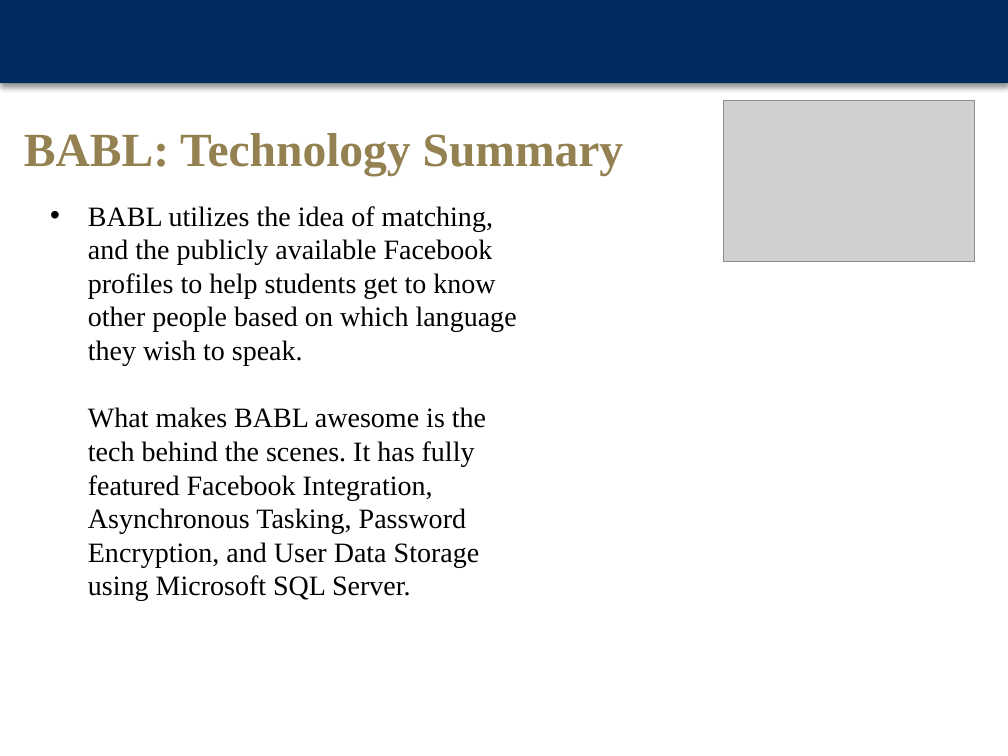
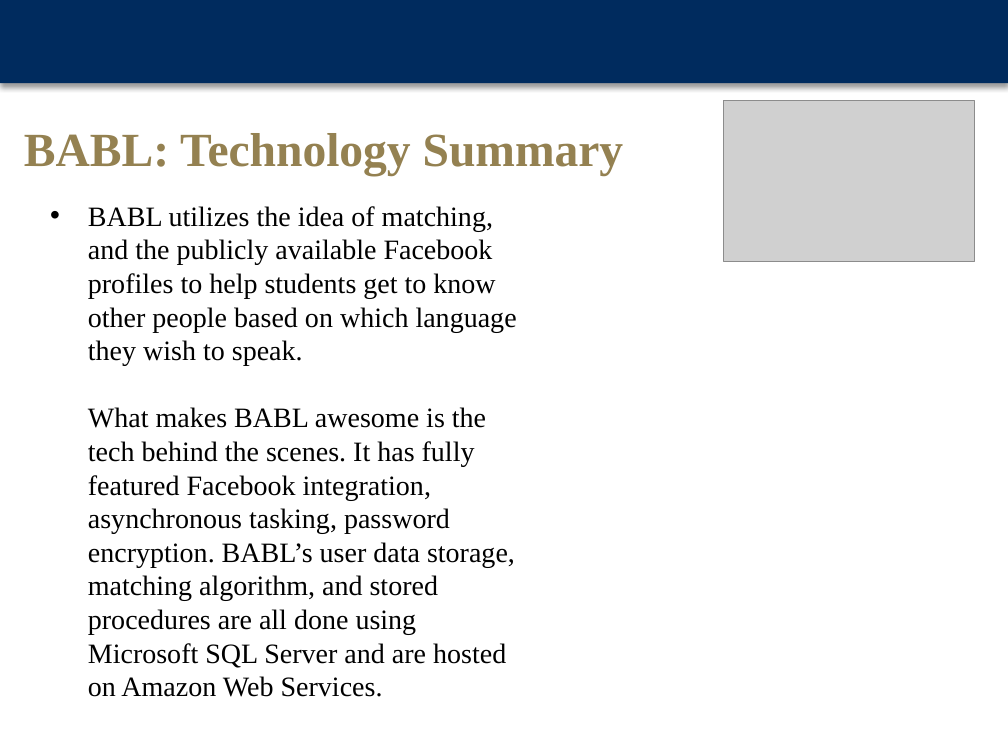
Before and after one commit to Jta26/BABLProject, a slide deck: slide 4 of BABLPowerPoint.pptx. Drawn at 1008x756 pixels with LibreOffice and Linux fonts; fonts in the diff are those of the drawing; grey boxes stand for pictures; background and template pictures are left out. Boxes give left, top, right and bottom in pixels: in the first picture for what was removed or moved away, otherwise in the second. Text is boxed around its words. In the diff, an @@ line names an element or a change of style, - is before the commit and + after.

```diff
--- a/BABLPowerPoint.pptx
+++ b/BABLPowerPoint.pptx
@@ text at (x1=88, y1=206, x2=517, y2=697): text changed @@
-• BABL utilizes the idea of matching, and the publicly available Facebook profiles to help students get to know other people based on which language they wish to speak.
-  What makes BABL awesome is the tech behind the scenes. It has fully featured Facebook Integration, Asynchronous Tasking, Password Encryption, and User Data Storage using Microsoft SQL Server.
+• BABL utilizes the idea of matching, and the publicly available Facebook profiles to help students get to know other people based on which language they wish to speak.
+  What makes BABL awesome is the tech behind the scenes. It has fully featured Facebook integration, asynchronous tasking, password encryption. BABL’s user data storage, matching algorithm, and stored procedures are all done using Microsoft SQL Server and are hosted on Amazon Web Services.
```
Also in this commit, not shown: 1 other slide changed.
